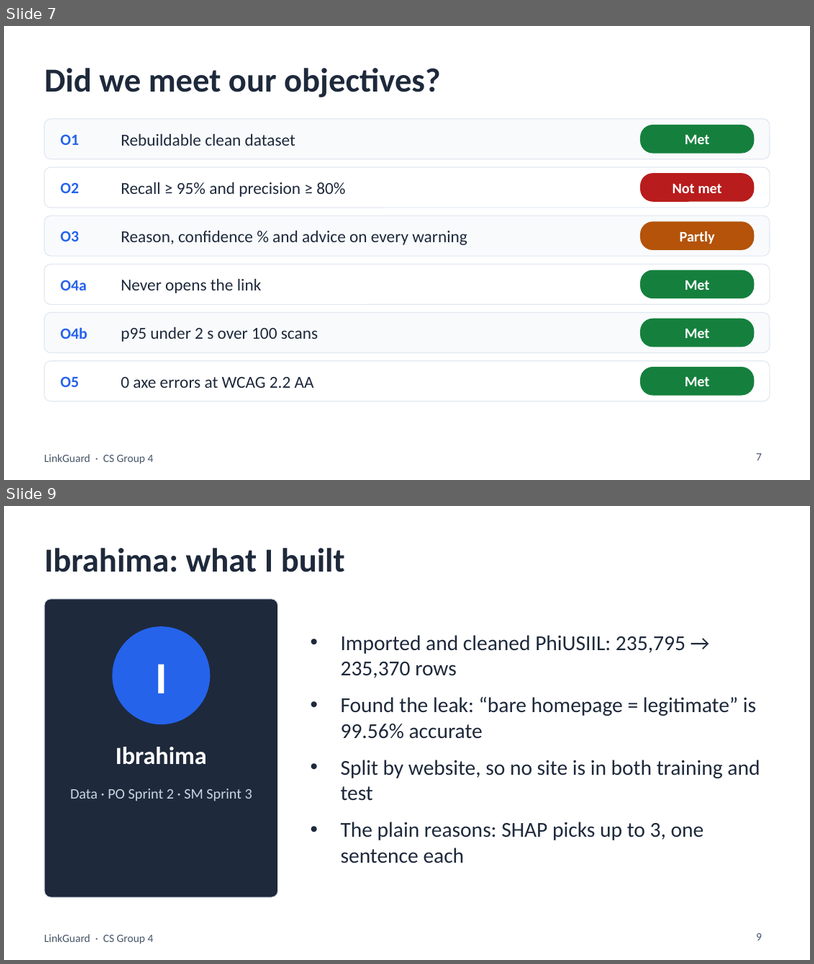
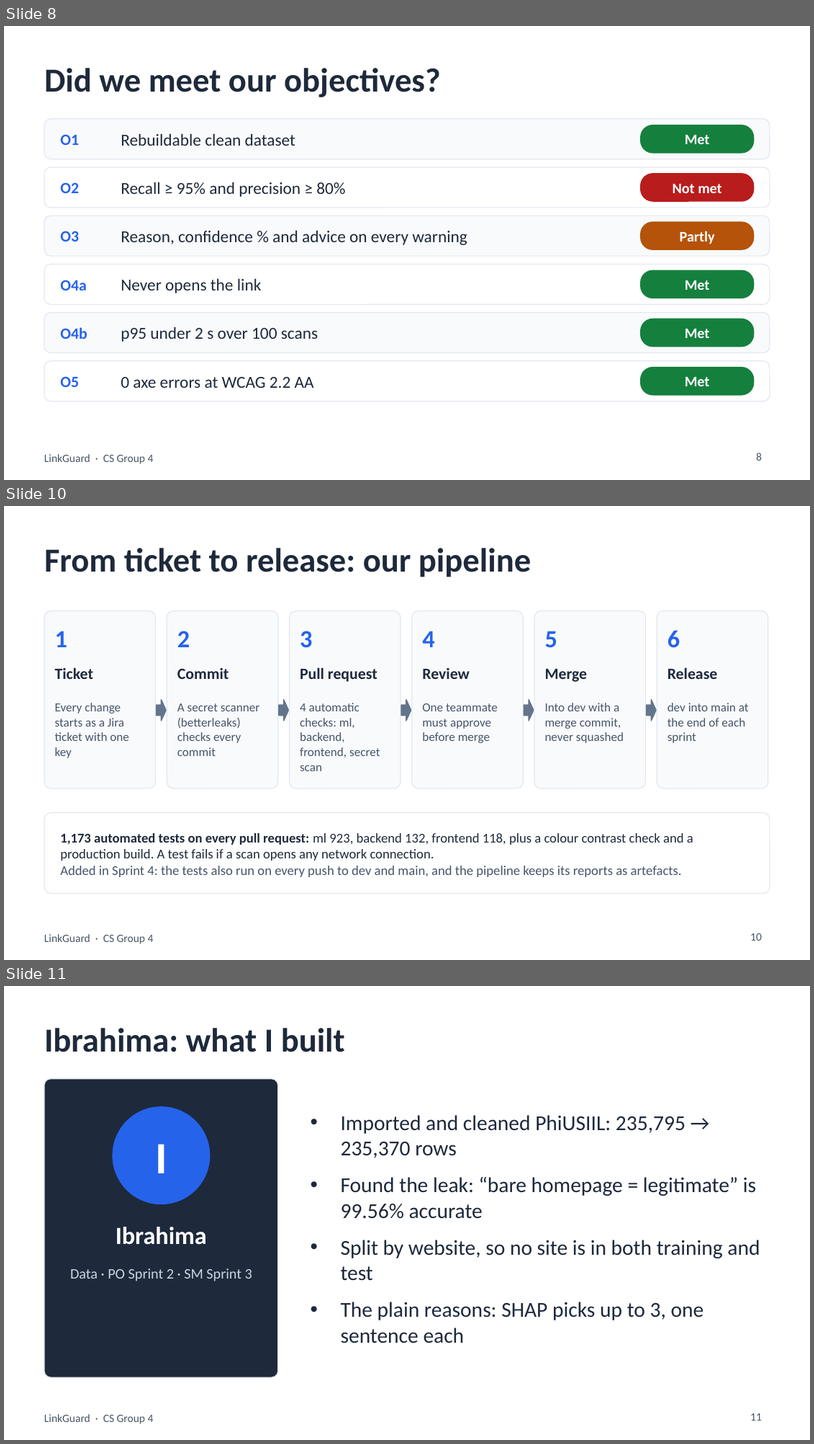
Before and after one commit to CS3-Agentic-Lender/linkguard, a slide deck: docs/presentation/LinkGuard-presentation.pptx. Shown one above the other, each under a label of ours: slides 7 and 9 before the commit, slides 8, 10 and 11 after it; the slides between them are not shown. The pictures are 814x964 and 814x1444 pixels, drawn with LibreOffice and Linux fonts; fonts in the diff are those of the drawing. Boxes give left, top, right and bottom in pixels: in the first picture for what was removed or moved away, otherwise in the second. Text is boxed around its words. In the diff, an @@ line names an element or a change of style, - is before the commit and + after.

Commit message:
ALG-142 extend the deck to 15 minutes with the outside test and pipeline

```diff
--- a/docs/presentation/LinkGuard-presentation.pptx
+++ b/docs/presentation/LinkGuard-presentation.pptx
@@ slide 10 added at <box>4,506,810,960</box>, background #FFFFFF; not listed: 1 template element that a slide beside it also shows @@
@@ title added at <box>44,548,531,577</box>, 30 pt, text #1E293B, bold @@
+From ticket to release: our pipeline
@@ rounded rectangle added at <box>44,611,156,788</box>, fill #F8FAFC, outline #E2E8F0 0.75 pt @@
@@ rounded rectangle added at <box>167,611,278,788</box>, fill #F8FAFC, outline #E2E8F0 0.75 pt @@
@@ rounded rectangle added at <box>289,611,401,788</box>, fill #F8FAFC, outline #E2E8F0 0.75 pt @@
@@ rounded rectangle added at <box>412,611,523,788</box>, fill #F8FAFC, outline #E2E8F0 0.75 pt @@
@@ rounded rectangle added at <box>535,611,646,788</box>, fill #F8FAFC, outline #E2E8F0 0.75 pt @@
@@ rounded rectangle added at <box>657,611,769,788</box>, fill #F8FAFC, outline #E2E8F0 0.75 pt @@
@@ text added at <box>55,631,67,647</box>, 22 pt, text #2563EB, bold @@
+1
@@ text added at <box>178,631,190,647</box>, 22 pt, text #2563EB, bold @@
+2
@@ text added at <box>300,631,312,648</box>, 22 pt, text #2563EB, bold @@
+3
@@ text added at <box>422,631,435,647</box>, 22 pt, text #2563EB, bold @@
+4
@@ text added at <box>545,631,558,648</box>, 22 pt, text #2563EB, bold @@
+5
@@ text added at <box>668,630,680,648</box>, 22 pt, text #2563EB, bold @@
+6
@@ text added at <box>55,667,94,679</box>, 14 pt, text #1E293B, bold @@
+Ticket
@@ text added at <box>178,667,229,679</box>, 14 pt, text #1E293B, bold @@
+Commit
@@ text added at <box>300,667,378,682</box>, 14 pt, text #1E293B, bold @@
+Pull request
@@ text added at <box>422,668,470,679</box>, 14 pt, text #1E293B, bold @@
+Review
@@ text added at <box>545,669,588,682</box>, 14 pt, text #1E293B, bold @@
+Merge
@@ text added at <box>668,667,718,679</box>, 14 pt, text #1E293B, bold @@
+Release
@@ right arrow added at <box>157,700,166,721</box>, fill #64748B, outline #64748B 1 pt @@
@@ right arrow added at <box>279,700,288,721</box>, fill #64748B, outline #64748B 1 pt @@
@@ right arrow added at <box>401,700,412,721</box>, fill #64748B, outline #64748B 1 pt @@
@@ right arrow added at <box>524,700,534,721</box>, fill #64748B, outline #64748B 1 pt @@
@@ right arrow added at <box>647,700,656,721</box>, fill #64748B, outline #64748B 1 pt @@
@@ text added at <box>55,703,129,758</box>, 11 pt, text #475569 @@
+Every change starts as a Jira ticket with one key
@@ text added at <box>178,703,260,756</box>, 11 pt, text #475569 @@
+A secret scanner (betterleaks) checks every commit
@@ text added at <box>300,703,380,771</box>, 11 pt, text #475569 @@
+4 automatic checks: ml, backend, frontend, secret scan
@@ text added at <box>422,703,498,743</box>, 11 pt, text #475569 @@
+One teammate must approve before merge
@@ text added at <box>545,703,624,743</box>, 11 pt, text #475569 @@
+Into dev with a merge commit, never squashed
@@ text added at <box>668,703,749,743</box>, 11 pt, text #475569 @@
+dev into main at the end of each sprint
@@ rounded rectangle added at <box>44,813,770,893</box>, fill #FFFFFF, outline #E2E8F0 0.75 pt @@
@@ text added at <box>60,833,694,877</box>, 12 pt, text #1E293B @@
+1,173 automated tests on every pull request: ml 923, backend 132, frontend 118, plus a colour contrast check and a production build. A test fails if a scan opens any network connection.
+Added in Sprint 4: the tests also run on every push to dev and main, and the pipeline keeps its reports as artefacts.
@@ page number added at <box>751,933,762,940</box>, 10 pt, text #475569 @@
+10
@@ what was slide 7 is now slide 8 @@
@@ page number at <box>756,452,762,460</box>: text changed @@
-7
+8
@@ what was slide 9 is now slide 11 @@
@@ page number at <box>751,1413,762,1420</box>: text changed @@
-9
+11
```
Also in this commit, not shown: 3 slides changed, 2 other slides added, 1 other file.
